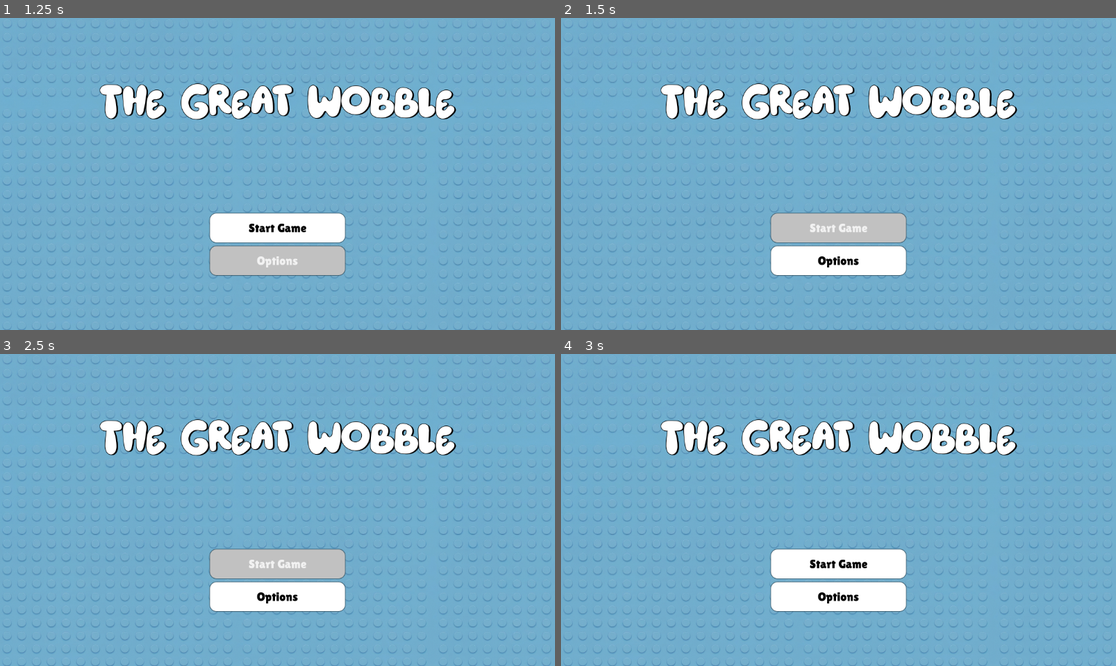
Above: before the commit, frames 1-4 (two rows, left to right).
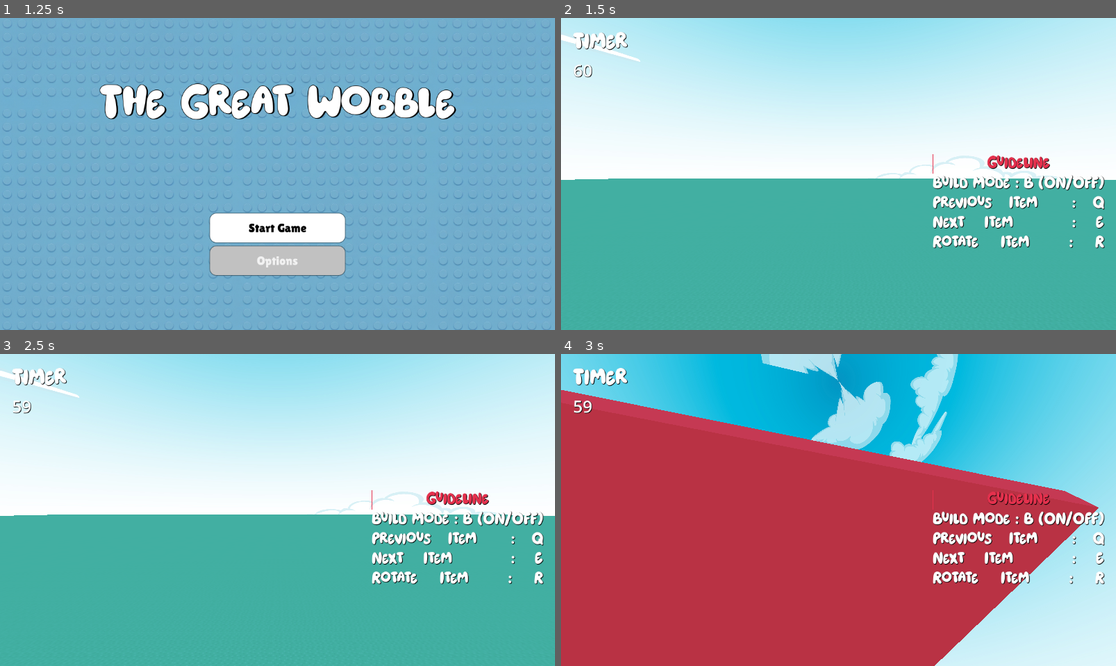
Above: after the commit, the same moments.

Repository: blissels/poly-quake-2
Game: Godot game, scene res://scenes/interface/main_menu.tscn
Two runs of this game, one before a commit and one after it. Both use one fixed random seed, a clock stepped at 60 frames per second and the inputs below. This scene is started directly instead of the project's main scene.
Inputs (mouse positions are in pixels of both pictures, inside the frame that each line leads up to):
- Up to frame 1 (1.25 s): click "Options" at 0.5 s
- Up to frame 2 (1.5 s): click "Start Game" at 1.25 s
- Up to frame 3 (2.5 s): click (277, 563) at 2 s, where only the run before the commit has a clickable "Start Game"
- Up to frame 4 (3 s): tap Enter at 2.75 s; move the mouse to (960, 494) at 2.77 s; hold D (right) from 2.78 s (still down); tap B (build_mode) at 2.85 s

Frame 1 is identical in both runs. In frame 2, 100% of the frame differs, in the area x 0-100%, y 0-100%; in frame 3, 100%; in frame 4, 100%.

Commit message:
pause menu
belum dicobain

Diff:
--- a/project.godot
+++ b/project.godot
@@ -26,6 +26,7 @@
 
 Objects=""
 main_camera=""
+pause_menu=""
 
 [input]
 
--- a/scenes/interface/main_level.tscn
+++ b/scenes/interface/main_level.tscn
@@ -2,6 +2,7 @@
 
 [ext_resource type="Script" uid="uid://bogslaxn0f8ak" path="res://scripts/game_identity.gd" id="1_sgxla"]
 [ext_resource type="FontFile" uid="uid://4vik1q7ws6ls" path="res://assets/font/Heyam.ttf" id="2_ig700"]
+[ext_resource type="PackedScene" uid="uid://dky40vxtw6jfd" path="res://scenes/interface/pause_menu.tscn" id="3_ig700"]
 
 [sub_resource type="StyleBoxLine" id="StyleBoxLine_ig700"]
 color = Color(0.8980392, 0.19215687, 0.3019608, 1)
@@ -88,3 +89,6 @@
 Rotate Item	 : R
 "
 horizontal_alignment = 3
+
+[node name="PauseMenu" parent="HBoxContainer" unique_id=2128580778 groups=["pause_menu"] instance=ExtResource("3_ig700")]
+layout_mode = 2
--- /dev/null
+++ b/scenes/interface/pause_menu.tscn
@@ -0,0 +1,44 @@
+[gd_scene format=3 uid="uid://dky40vxtw6jfd"]
+
+[ext_resource type="Script" uid="uid://dft1klkvjn3hx" path="res://scripts/pause_menu.gd" id="1_1rdxg"]
+
+[node name="PauseMenu" type="Control" unique_id=2128580778]
+layout_mode = 3
+anchors_preset = 15
+anchor_right = 1.0
+anchor_bottom = 1.0
+grow_horizontal = 2
+grow_vertical = 2
+script = ExtResource("1_1rdxg")
+
+[node name="Control" type="PanelContainer" parent="." unique_id=1372500399]
+layout_mode = 1
+anchors_preset = 15
+anchor_right = 1.0
+anchor_bottom = 1.0
+grow_horizontal = 2
+grow_vertical = 2
+
+[node name="VBoxContainer" type="VBoxContainer" parent="Control" unique_id=1481487329]
+layout_mode = 2
+size_flags_horizontal = 4
+size_flags_vertical = 4
+theme_override_constants/separation = 50
+
+[node name="PauseMenu" type="Label" parent="Control/VBoxContainer" unique_id=103286350]
+layout_mode = 2
+text = "Paused"
+horizontal_alignment = 1
+vertical_alignment = 1
+
+[node name="HBoxContainer" type="HBoxContainer" parent="Control/VBoxContainer" unique_id=290527263]
+layout_mode = 2
+theme_override_constants/separation = 25
+
+[node name="ResumeBtn" type="Button" parent="Control/VBoxContainer/HBoxContainer" unique_id=2138311208]
+layout_mode = 2
+text = "Resume"
+
+[node name="MainMenuBtn" type="Button" parent="Control/VBoxContainer/HBoxContainer" unique_id=1363482852]
+layout_mode = 2
+text = "Main Menu"
--- a/scripts/main_menu.gd
+++ b/scripts/main_menu.gd
@@ -1,9 +1,7 @@
 extends Control
 
-
 func _on_start_btn_pressed() -> void:
-	pass # Replace with function body.
-
+	get_tree().change_scene_to_file("res://scenes/world.tscn")
 
 func _on_option_btn_pressed() -> void:
-	pass # Replace with function body.
+	pass # Nanti diisi
--- /dev/null
+++ b/scripts/pause_menu.gd
@@ -0,0 +1,22 @@
+extends Control
+
+func _ready() -> void:
+	# Sembunyikan saat pertama load
+	visible = false
+
+func show_pause() -> void:
+	visible = true
+	get_tree().paused = true
+	Input.set_mouse_mode(Input.MOUSE_MODE_VISIBLE)
+
+func hide_pause() -> void:
+	visible = false
+	get_tree().paused = false
+	Input.set_mouse_mode(Input.MOUSE_MODE_CAPTURED)
+
+func _on_resume_btn_pressed() -> void:
+	hide_pause()
+
+func _on_main_menu_btn_pressed() -> void:
+	get_tree().paused = false
+	get_tree().change_scene_to_file("res://scenes/interface/main_menu.tscn")
--- a/scripts/player.gd
+++ b/scripts/player.gd
@@ -144,6 +144,14 @@
 		head.rotation_degrees.x = clamp(head.rotation_degrees.x, -90, 60)
 		self.rotate_y(deg_to_rad(event.relative.x * -MOUSE_SENSITIVITY))
 
+	if event.is_action_pressed("ui_cancel"):
+		var pause_menu = get_tree().get_first_node_in_group("pause_menu")
+		if pause_menu:
+			if get_tree().paused:
+				pause_menu.hide_pause()
+			else:
+				pause_menu.show_pause()
+
 func headbob(speed) -> Vector3:
 	var pos = Vector3.ZERO
 	pos.y = sin(speed * BOB_FREQ) * BOB_AMP
Not shown, added: scripts/pause_menu.gd.uid
